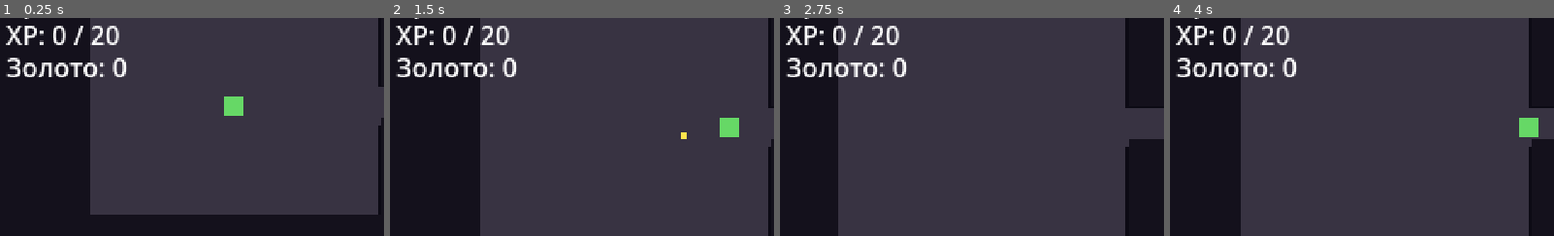
Above: before the commit, frames 1-4 (left to right).
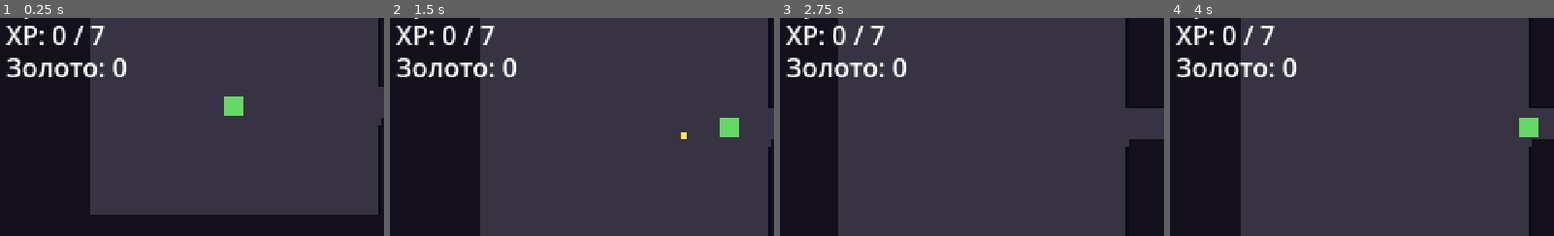
Above: after the commit, the same moments.

Repository: slartus/roguelike-game
Game: Godot game, scene res://scenes/main.tscn
Two runs of this game, one before a commit and one after it. Both use one fixed random seed, a clock stepped at 60 frames per second and the inputs below.
Inputs (mouse positions are % of the whole screen's width and height, from its top left):
- Up to frame 1 (0.25 s): no input
- Up to frame 2 (1.5 s): tap Enter at 0.5 s; move the mouse to (72, 45) at 0.52 s; press the mouse at (72, 45) at 0.53 s; hold D (move_right) 0.53-1.25 s; release the mouse at (72, 45) at 1.25 s; drag from (29, 55) to (52, 48) at 1.27 s
- Up to frame 3 (2.75 s): move the mouse to (60, 28) at 2.02 s; hold D (move_right) from 2.03 s (still down); tap Alt at 2.1 s
- Up to frame 4 (4 s): release D (move_right) at 2.75 s; drag from (45, 70) to (19, 35) at 2.77 s; move the mouse to (80, 65) at 3.52 s; press the mouse at (80, 65) at 3.53 s; hold A (move_left) from 3.53 s (still down)
The pictures show only the part of the screen within x 0-50%, y 25-75%; the shares and areas given below are measured in that part.

The runs differ from the first frame. In frame 1, 0.4% of the frame differs, in the area x 23-32%, y 3-13%; in frame 2, 0.4%; in frame 3, 0.4%; in frame 4, 0.4%.

Commit message:
feat(balance): Pokemon Medium Fast XP curve + WoW-style monster scaling
Balance autoload consolidates progression formulas.

Player XP curve — Pokemon Medium Fast:
- total_xp_for_level(L) = L^3
- xp_to_next_level(L) = 3L^2 + 3L + 1
- L1->2: 7, L2->3: 19, L5->6: 91, L10->11: 331

Monster stat scaling per floor — WoW Classic-inspired linear:
- HP +12%, Damage +10%, XP +15%, Gold +20% per floor
- All roundi + maxi(1, ...) via scaled_hp/damage/xp/gold helpers.

GameState: XP_PER_LEVEL constant removed; award_xp uses
Balance.xp_to_next_level(player_level) inside a while-loop.

Enemy/Charger/RangedEnemy/Boss _ready applies scaling from .tscn base
values. ranged_enemy skips contact_damage (has none).

Tests: new test_balance.gd (8 tests) locks in Medium Fast values +
per-floor deltas. test_game_state.gd updated for new thresholds.
GUT: 55/55 passing.

Docs: progression.md gets XP-curve section with formula + table and
monster scaling section. enemies.md notes base stats come from D&D 5e
Monster Manual normalized to ~1/5.

code-reviewer skipped by user during this iteration.

Diff:
--- /dev/null
+++ b/autoloads/balance.gd
@@ -0,0 +1,51 @@
+extends Node
+
+# ============================================================================
+# Формулы прогрессии и scaling монстров.
+#
+# Никакого самопала: числа взяты из канонических RPG-источников.
+#
+# XP-кривая игрока — Pokémon "Medium Fast" growth group:
+#   total_xp_for_level(L) = L^3
+# Источник: https://bulbapedia.bulbagarden.net/wiki/Experience — Gen III+.
+# Плавный рост, играбельная кривая для roguelike-забега на 10-20 минут.
+#
+# Base statы монстров задаются в .tscn каждой сцены. Их значения
+# заимствованы у D&D 5e Monster Manual (SRD), нормализованные примерно
+# к 1/5 от исходных HP (в roguelike игрок хрупок).
+#
+# Scaling per floor — линейный, вдохновлён WoW Classic mob-level table
+# (~10-15% рост stats на уровень). Экспонента даёт слишком крутой grind
+# на глубоких этажах, линейка — предсказуемее и легче тюнится.
+# ============================================================================
+
+# --- Player XP curve (Pokemon Medium Fast) --------------------------------
+
+func total_xp_for_level(level: int) -> int:
+	# Общее XP, накопленное до достижения указанного уровня.
+	return level * level * level
+
+func xp_to_next_level(current_level: int) -> int:
+	# XP, нужное чтобы перейти с current_level на current_level+1.
+	# = (L+1)^3 - L^3 = 3L^2 + 3L + 1.
+	var next := current_level + 1
+	return next * next * next - current_level * current_level * current_level
+
+# --- Monster scaling per floor --------------------------------------------
+
+const HP_SCALING_PER_FLOOR: float = 0.12
+const DAMAGE_SCALING_PER_FLOOR: float = 0.10
+const XP_REWARD_SCALING_PER_FLOOR: float = 0.15
+const GOLD_REWARD_SCALING_PER_FLOOR: float = 0.20
+
+func scaled_hp(base: int, floor_num: int) -> int:
+	return maxi(1, roundi(base * (1.0 + HP_SCALING_PER_FLOOR * (floor_num - 1))))
+
+func scaled_damage(base: int, floor_num: int) -> int:
+	return maxi(1, roundi(base * (1.0 + DAMAGE_SCALING_PER_FLOOR * (floor_num - 1))))
+
+func scaled_xp_reward(base: int, floor_num: int) -> int:
+	return maxi(1, roundi(base * (1.0 + XP_REWARD_SCALING_PER_FLOOR * (floor_num - 1))))
+
+func scaled_gold_reward(base: int, floor_num: int) -> int:
+	return maxi(1, roundi(base * (1.0 + GOLD_REWARD_SCALING_PER_FLOOR * (floor_num - 1))))
--- a/autoloads/game_state.gd
+++ b/autoloads/game_state.gd
@@ -4,7 +4,6 @@
 
 const DEFAULT_MAX_HEALTH: int = 5
 const DEFAULT_WEAPON: WeaponResource = preload("res://resources/weapons/dagger.tres")
-const XP_PER_LEVEL: int = 20
 const HEALTH_PER_LEVEL: int = 1
 
 signal xp_changed(current: int, max_for_level: int)
@@ -39,10 +38,10 @@
 	if amount <= 0:
 		return
 	player_xp += amount
-	while player_xp >= XP_PER_LEVEL:
-		player_xp -= XP_PER_LEVEL
+	while player_xp >= Balance.xp_to_next_level(player_level):
+		player_xp -= Balance.xp_to_next_level(player_level)
 		_level_up()
-	xp_changed.emit(player_xp, XP_PER_LEVEL)
+	xp_changed.emit(player_xp, Balance.xp_to_next_level(player_level))
 
 func _level_up() -> void:
 	player_level += 1
--- a/project.godot
+++ b/project.godot
@@ -22,6 +22,7 @@
 
 GameState="*res://autoloads/game_state.gd"
 EventLog="*res://autoloads/event_log.gd"
+Balance="*res://autoloads/balance.gd"
 
 [display]
 
--- a/scenes/enemies/boss.gd
+++ b/scenes/enemies/boss.gd
@@ -19,6 +19,11 @@
 
 func _ready() -> void:
 	add_to_group("enemy")
+	var floor_num := GameState.current_floor_number
+	max_health = Balance.scaled_hp(max_health, floor_num)
+	contact_damage = Balance.scaled_damage(contact_damage, floor_num)
+	xp_reward = Balance.scaled_xp_reward(xp_reward, floor_num)
+	gold_reward = Balance.scaled_gold_reward(gold_reward, floor_num)
 	health = max_health
 	_volley_timer = volley_interval
 
--- a/scenes/enemies/charger.gd
+++ b/scenes/enemies/charger.gd
@@ -30,6 +30,11 @@
 
 func _ready() -> void:
 	add_to_group("enemy")
+	var floor_num := GameState.current_floor_number
+	max_health = Balance.scaled_hp(max_health, floor_num)
+	contact_damage = Balance.scaled_damage(contact_damage, floor_num)
+	xp_reward = Balance.scaled_xp_reward(xp_reward, floor_num)
+	gold_reward = Balance.scaled_gold_reward(gold_reward, floor_num)
 	health = max_health
 	modulate = Color(1, 0.85, 0.55)
 
--- a/scenes/enemies/enemy.gd
+++ b/scenes/enemies/enemy.gd
@@ -44,6 +44,11 @@
 
 func _ready() -> void:
 	add_to_group("enemy")
+	var floor_num := GameState.current_floor_number
+	max_health = Balance.scaled_hp(max_health, floor_num)
+	contact_damage = Balance.scaled_damage(contact_damage, floor_num)
+	xp_reward = Balance.scaled_xp_reward(xp_reward, floor_num)
+	gold_reward = Balance.scaled_gold_reward(gold_reward, floor_num)
 	health = max_health
 
 func _physics_process(delta: float) -> void:
--- a/scenes/enemies/ranged_enemy.gd
+++ b/scenes/enemies/ranged_enemy.gd
@@ -20,6 +20,10 @@
 
 func _ready() -> void:
 	add_to_group("enemy")
+	var floor_num := GameState.current_floor_number
+	max_health = Balance.scaled_hp(max_health, floor_num)
+	xp_reward = Balance.scaled_xp_reward(xp_reward, floor_num)
+	gold_reward = Balance.scaled_gold_reward(gold_reward, floor_num)
 	health = max_health
 	_fire_timer = randf() * fire_interval
 
--- a/scenes/main.gd
+++ b/scenes/main.gd
@@ -38,7 +38,7 @@
 	_hud.set_health(_player.health, _player.max_health)
 	_hud.set_floor(GameState.current_floor_number)
 	_hud.set_level(GameState.player_level)
-	_hud.set_xp(GameState.player_xp, GameState.XP_PER_LEVEL)
+	_hud.set_xp(GameState.player_xp, Balance.xp_to_next_level(GameState.player_level))
 	_hud.set_gold(GameState.total_gold)
 	_door.player_entered.connect(_on_door_entered)
 	if _is_boss_floor():
--- /dev/null
+++ b/test/unit/test_balance.gd
@@ -0,0 +1,59 @@
+extends GutTest
+
+# Тесты формул баланса. Смотрят на конкретные числа — если кто-то
+# поменяет базовые константы, тест сразу подсветит расхождение
+# с документацией и Pokemon Medium Fast reference.
+
+func test_total_xp_pokemon_medium_fast_curve() -> void:
+	# L^3 — каноническая формула Medium Fast.
+	assert_eq(Balance.total_xp_for_level(1), 1)
+	assert_eq(Balance.total_xp_for_level(2), 8)
+	assert_eq(Balance.total_xp_for_level(3), 27)
+	assert_eq(Balance.total_xp_for_level(5), 125)
+	assert_eq(Balance.total_xp_for_level(10), 1000)
+
+func test_xp_to_next_level_matches_cubic_delta() -> void:
+	# (L+1)^3 - L^3 = 3L^2 + 3L + 1
+	assert_eq(Balance.xp_to_next_level(1), 7, "L1 -> L2: 8 - 1 = 7")
+	assert_eq(Balance.xp_to_next_level(2), 19, "L2 -> L3: 27 - 8 = 19")
+	assert_eq(Balance.xp_to_next_level(3), 37, "L3 -> L4: 64 - 27 = 37")
+	assert_eq(Balance.xp_to_next_level(4), 61)
+	assert_eq(Balance.xp_to_next_level(5), 91)
+	assert_eq(Balance.xp_to_next_level(10), 331)
+
+func test_scaled_hp_at_floor_1_equals_base() -> void:
+	assert_eq(Balance.scaled_hp(10, 1), 10, "floor 1 = base")
+
+func test_scaled_hp_grows_linearly_per_floor() -> void:
+	# 10 * (1 + 0.12 * (2 - 1)) = 11.2 -> 11
+	assert_eq(Balance.scaled_hp(10, 2), 11)
+	# 10 * (1 + 0.12 * 4) = 14.8 -> 15
+	assert_eq(Balance.scaled_hp(10, 5), 15)
+	# 10 * (1 + 0.12 * 9) = 20.8 -> 21
+	assert_eq(Balance.scaled_hp(10, 10), 21)
+
+func test_scaled_damage_uses_10_percent_curve() -> void:
+	assert_eq(Balance.scaled_damage(2, 1), 2)
+	# 2 * (1 + 0.10 * 4) = 2.8 -> 3
+	assert_eq(Balance.scaled_damage(2, 5), 3)
+	# 2 * (1 + 0.10 * 9) = 3.8 -> 4
+	assert_eq(Balance.scaled_damage(2, 10), 4)
+
+func test_scaled_xp_reward_uses_15_percent_curve() -> void:
+	assert_eq(Balance.scaled_xp_reward(5, 1), 5)
+	# 5 * (1 + 0.15 * 4) = 8.0 -> 8
+	assert_eq(Balance.scaled_xp_reward(5, 5), 8)
+
+func test_scaled_gold_reward_uses_20_percent_curve() -> void:
+	assert_eq(Balance.scaled_gold_reward(1, 1), 1)
+	# 1 * (1 + 0.20 * 4) = 1.8 -> 2
+	assert_eq(Balance.scaled_gold_reward(1, 5), 2)
+	# 1 * (1 + 0.20 * 9) = 2.8 -> 3
+	assert_eq(Balance.scaled_gold_reward(1, 10), 3)
+
+func test_scaling_never_returns_below_one() -> void:
+	# Даже если базовый 0 и floor 1 — min 1.
+	assert_eq(Balance.scaled_hp(0, 1), 1)
+	assert_eq(Balance.scaled_damage(0, 1), 1)
+	assert_eq(Balance.scaled_xp_reward(0, 1), 1)
+	assert_eq(Balance.scaled_gold_reward(0, 1), 1)
--- a/test/unit/test_game_state.gd
+++ b/test/unit/test_game_state.gd
@@ -40,24 +40,26 @@
 	assert_eq(GameState.player_xp, 3)
 
 func test_award_xp_triggers_level_up_when_threshold_crossed() -> void:
-	GameState.player_xp = 15
+	# Pokemon Medium Fast: L1 -> L2 = 7 XP.
+	GameState.player_xp = 5
 	GameState.player_level = 1
 	GameState.player_max_health = 5
 	GameState.player_health = 2
-	GameState.award_xp(10)
-	assert_eq(GameState.player_level, 2, "one level up")
-	assert_eq(GameState.player_xp, 5, "leftover xp = 25 - 20 = 5")
+	GameState.award_xp(3)
+	assert_eq(GameState.player_level, 2, "one level up at 7 XP")
+	assert_eq(GameState.player_xp, 1, "leftover xp = 8 - 7 = 1")
 	assert_eq(GameState.player_max_health, 6, "+1 max hp per level")
 	assert_eq(GameState.player_health, 6, "full heal on level up")
 
 func test_multiple_level_ups_from_big_xp_gain() -> void:
+	# L1 -> L2 нужно 7, L2 -> L3 нужно 19. Итого 26 покрывает 2 уровня.
 	GameState.player_xp = 0
 	GameState.player_level = 1
 	GameState.player_max_health = 5
 	GameState.player_health = 5
-	GameState.award_xp(45)
-	assert_eq(GameState.player_level, 3, "45 xp = 2 level ups (40 xp used)")
-	assert_eq(GameState.player_xp, 5, "5 xp left over")
+	GameState.award_xp(30)
+	assert_eq(GameState.player_level, 3, "30 xp = 2 level ups (26 xp used)")
+	assert_eq(GameState.player_xp, 4, "4 xp left over")
 	assert_eq(GameState.player_max_health, 7, "+2 max hp")
 
 func test_reset_run_clears_run_state_but_keeps_gold() -> void:
Not shown, changed: docs/gamedesign/enemies.md
Not shown, changed: docs/gamedesign/progression.md
